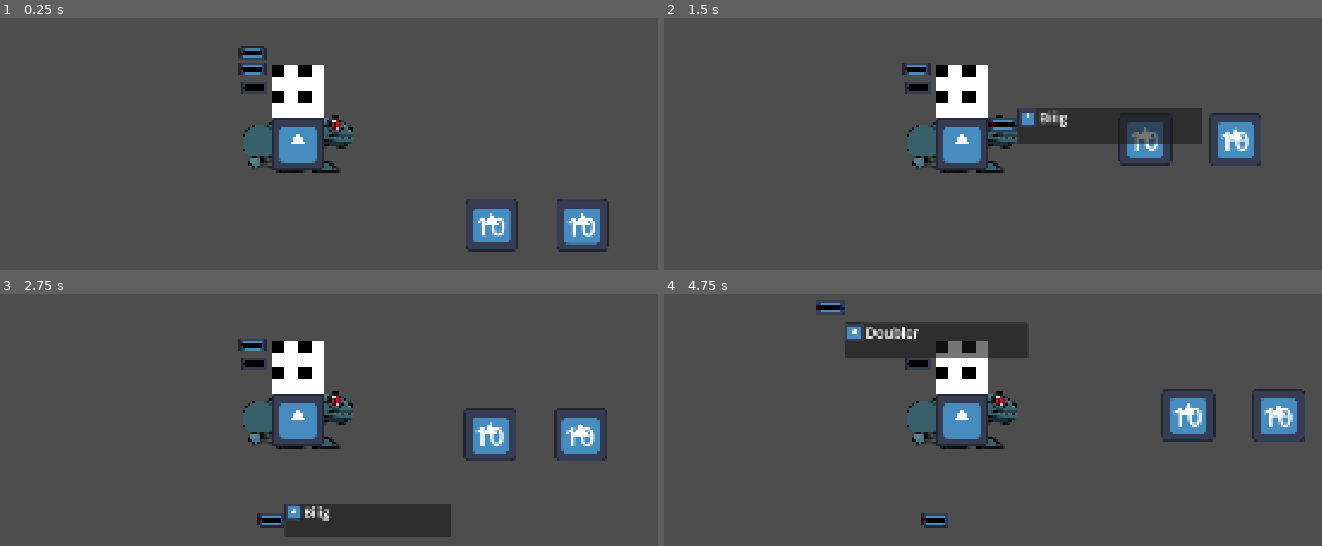
Above: before the commit, frames 1-4 (two rows, left to right).
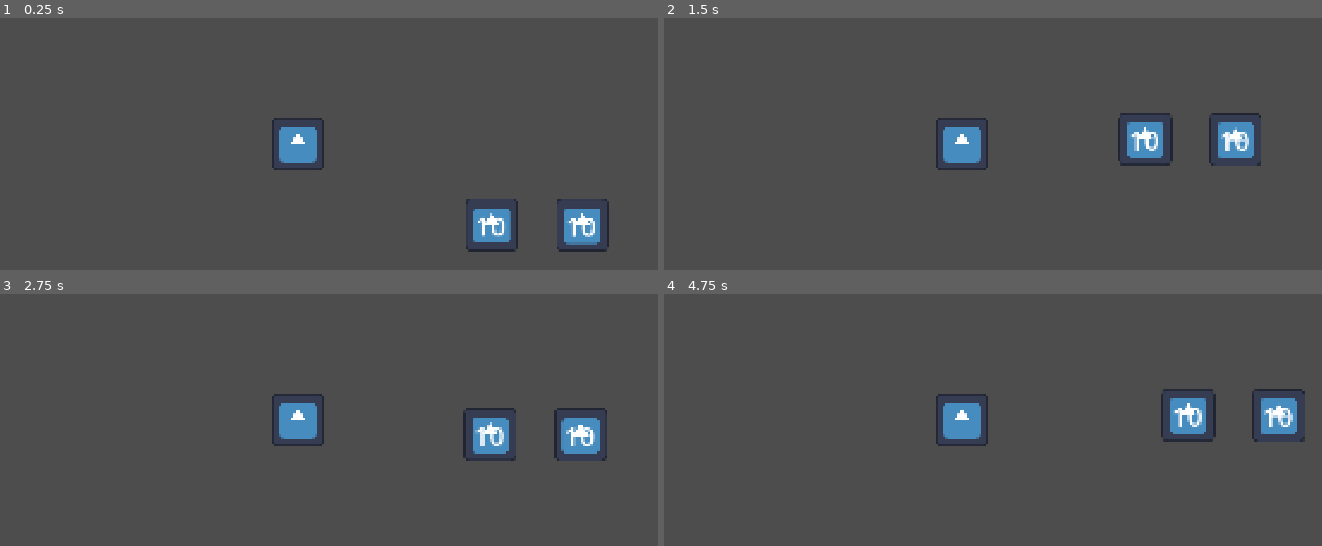
Above: after the commit, the same moments.

Repository: chirp-games/godot-wild-jam-98
Game: Godot game, scene res://game/game.tscn
Two runs of this game, one before a commit and one after it. Both use one fixed random seed, a clock stepped at 60 frames per second and the inputs below. The project has no main scene, so this scene is started directly. The engine's default icon, where the game draws it, is replaced by a stand-in: a white triangle on a blue panel in a dark square.
Inputs (mouse positions are in pixels of both pictures, inside the frame that each line leads up to):
- Up to frame 1 (0.25 s): no input
- Up to frame 2 (1.5 s): drag from (914, 53) to (1039, 45) at 0.52 s; drag from (1032, 70) to (920, 234) at 1.27 s
- Up to frame 3 (2.75 s): move the mouse to (282, 520) at 2.02 s; hold Right mouse button (right_click) from 2.03 s (still down); click (282, 520) at 2.17 s; tap Left (l) at 2.3 s
- Up to frame 4 (4.75 s): release Right mouse button (right_click) at 2.75 s; drag from (914, 344) to (723, 351) at 2.77 s; drag from (670, 372) to (920, 362) at 3.52 s; drag from (946, 359) to (841, 306) at 4.27 s

The runs differ from the first frame. In frame 1, 3.4% of the frame differs, in the area x 36-54%, y 11-62%; in frame 2, 6.8%, in the area x 36-82%, y 17-62%; in frame 3, 6.6%; in frame 4, 6.4%.

Commit message:
now shoot at enemies when they are in range

Diff:
--- a/game/MechBuilder/WireReceptacle.tscn
+++ b/game/MechBuilder/WireReceptacle.tscn
@@ -4,8 +4,8 @@
 [ext_resource type="Script" uid="uid://bhr5aumhw22ki" path="res://game/MechBuilder/wire_receptacle.gd" id="2_alqae"]
 
 [node name="WireReceptacle" type="TextureRect" unique_id=21922453 groups=["wire_receptacle"]]
-offset_right = 8.0
-offset_bottom = 8.0
+offset_right = 16.0
+offset_bottom = 16.0
 pivot_offset_ratio = Vector2(0.5, 0.5)
 texture = ExtResource("1_dubl6")
 expand_mode = 3
--- a/game/MechBuilder/wire.gd
+++ b/game/MechBuilder/wire.gd
@@ -56,6 +56,13 @@
 	var p2 := to_local(get_global_mouse_position())
 	return (p1 - p2).length() < (Vector2.ONE * hover_margin).length()
 
+func get_other_end(side) -> WireReceptacle:
+	if not a or not b:
+		return null
+	if a == side:
+		return b
+	return a
+
 func _input(event: InputEvent) -> void:
 	if event.is_action_pressed("right_click"):
 		if is_deletable():
--- a/game/MechBuilder/wire_receptacle.gd
+++ b/game/MechBuilder/wire_receptacle.gd
@@ -22,6 +22,13 @@
 		return get_parent()
 	return null
 
+func get_wires() -> Array[Wire]:
+	var wires: Array[Wire] = []
+	for wire: Wire in get_tree().get_nodes_in_group("wire"):
+		if wire.a == self or wire.b == self:
+			wires.push_back(wire)
+	return wires
+
 func _ready() -> void:
 	if type == Type.Red:
 		self_modulate = Color(0.945, 0.0, 0.0, 1.0)
--- /dev/null
+++ b/game/frog_connections.gd
@@ -0,0 +1,58 @@
+extends Node2D
+
+var currently_building_wire: Wire
+const wire_scene = preload("res://game/MechBuilder/Wire.tscn")
+
+func find_wire_receptacles():
+	return get_tree().get_nodes_in_group("wire_receptacle")
+
+func find_towers():
+	return get_tree().get_nodes_in_group("tower")
+
+func find_mini_frogs():
+	return get_tree().get_nodes_in_group("mini_frog")
+
+
+func _ready() -> void:
+	for receptacle: WireReceptacle in find_wire_receptacles():
+		receptacle.wire_started.connect(func(): _wire_started(receptacle))
+	for tower: Tower in find_towers():
+		tower.enemy_detected.connect(func(enemy: Enemy): _enemy_detected(tower, enemy))
+	for frog: MiniFrog in find_mini_frogs():
+		frog.create_attack.connect(func(bullet_spawner: BulletSpawner): await _create_attack(frog, bullet_spawner))
+
+func _wire_started(receptacle: WireReceptacle):
+	if currently_building_wire:
+		return
+	var w: Wire = wire_scene.instantiate()
+	%Wires.add_child(w)
+	w.a = receptacle
+	currently_building_wire = w
+
+func try_placing_wire():
+	if not currently_building_wire:
+		return
+	for receptacle: WireReceptacle in find_wire_receptacles():
+		if currently_building_wire.a == receptacle:
+			continue
+		if receptacle.get_global_rect().has_point(get_global_mouse_position()) and receptacle.type != currently_building_wire.a.type:
+			currently_building_wire.b = receptacle
+			currently_building_wire = null
+			return
+	currently_building_wire.queue_free()
+	currently_building_wire = null
+
+func _enemy_detected(tower: Tower, enemy: Enemy):
+	var frogs = tower.get_connected_frogs()
+	for frog: MiniFrog in frogs:
+		frog.try_attack(enemy)
+
+func _create_attack(frog: MiniFrog, bullet_spawner: BulletSpawner):
+	add_child(bullet_spawner)
+	bullet_spawner.global_position = frog.global_position + Vector2(20, -10)
+	await bullet_spawner.fire_bullets()
+
+
+func _input(event: InputEvent) -> void:
+	if event.is_action_released("right_click", true):
+		try_placing_wire()
--- /dev/null
+++ b/game/frog_connections.tscn
@@ -0,0 +1,38 @@
+[gd_scene format=3 uid="uid://bk407q7hh0dhd"]
+
+[ext_resource type="Script" uid="uid://chcx47tvajonj" path="res://game/frog_connections.gd" id="1_8g4b2"]
+[ext_resource type="PackedScene" uid="uid://yttymwbco8y" path="res://game/mini-frog/mini-frog.tscn" id="1_61hrf"]
+[ext_resource type="PackedScene" uid="uid://bnyja1vayqlh3" path="res://game/mini-frog/frog-sensor.tscn" id="2_aec48"]
+[ext_resource type="PackedScene" uid="uid://bcqcmbu10gh4t" path="res://game/player/player.tscn" id="3_tq3h0"]
+[ext_resource type="PackedScene" uid="uid://b22k0k0k652xu" path="res://game/enemy/Enemy.tscn" id="5_p252j"]
+
+[sub_resource type="WorldBoundaryShape2D" id="WorldBoundaryShape2D_6w6ra"]
+
+[node name="FrogConnections" type="Node2D" unique_id=805289186]
+script = ExtResource("1_8g4b2")
+
+[node name="MiniFrog" parent="." unique_id=1328041036 instance=ExtResource("1_61hrf")]
+position = Vector2(105, -149)
+
+[node name="MiniFrog2" parent="." unique_id=501854547 instance=ExtResource("1_61hrf")]
+position = Vector2(81, -47)
+
+[node name="FrogSensor" parent="." unique_id=83631577 groups=["tower"] instance=ExtResource("2_aec48")]
+position = Vector2(-366, 2)
+
+[node name="FrogSensor2" parent="." unique_id=1087751236 groups=["tower"] instance=ExtResource("2_aec48")]
+position = Vector2(433, 1)
+
+[node name="StaticBody2D" type="StaticBody2D" parent="." unique_id=1114635765]
+
+[node name="CollisionShape2D" type="CollisionShape2D" parent="StaticBody2D" unique_id=261182031]
+shape = SubResource("WorldBoundaryShape2D_6w6ra")
+
+[node name="Player" parent="." unique_id=1271694453 groups=["player"] instance=ExtResource("3_tq3h0")]
+position = Vector2(8, -292)
+
+[node name="Wires" type="Node2D" parent="." unique_id=1126853350]
+unique_name_in_owner = true
+
+[node name="Enemy" parent="." unique_id=1736390898 instance=ExtResource("5_p252j")]
+position = Vector2(656, -79)
--- /dev/null
+++ b/game/mini-frog/frog-sensor.tscn
@@ -0,0 +1,38 @@
+[gd_scene format=3 uid="uid://bnyja1vayqlh3"]
+
+[ext_resource type="Texture2D" uid="uid://c8o38o30vq1wj" path="res://icon.svg" id="1_5shue"]
+[ext_resource type="Script" uid="uid://bchxeoerbvkbw" path="res://game/mini-frog/frog_sensor.gd" id="1_jyjdm"]
+[ext_resource type="PackedScene" uid="uid://xcfjxblbj421" path="res://game/MechBuilder/WireReceptacle.tscn" id="2_ebv2v"]
+[ext_resource type="Texture2D" uid="uid://dp6tseykdfxw1" path="res://assets/mech/front_leg_knee.png" id="3_n3eep"]
+
+[sub_resource type="CircleShape2D" id="CircleShape2D_6w6ra"]
+radius = 217.23029
+
+[node name="FrogSensor" type="Node2D" unique_id=83631577]
+script = ExtResource("1_jyjdm")
+
+[node name="Sprite2D" type="Sprite2D" parent="." unique_id=75466677]
+position = Vector2(-1, -50)
+scale = Vector2(0.2265625, 0.7734375)
+texture = ExtResource("1_5shue")
+
+[node name="WireReceptacle" parent="." unique_id=21922453 instance=ExtResource("2_ebv2v")]
+unique_name_in_owner = true
+offset_left = -8.0
+offset_top = -89.0
+offset_right = 8.0
+offset_bottom = -73.0
+type = 1
+
+[node name="Sprite2D2" type="Sprite2D" parent="." unique_id=759024505]
+position = Vector2(-1, -107)
+texture = ExtResource("3_n3eep")
+
+[node name="EnemyDetectionArea" type="Area2D" parent="." unique_id=206502276]
+unique_name_in_owner = true
+
+[node name="CollisionShape2D" type="CollisionShape2D" parent="EnemyDetectionArea" unique_id=1961742047]
+position = Vector2(0, -108)
+shape = SubResource("CircleShape2D_6w6ra")
+
+[connection signal="body_entered" from="EnemyDetectionArea" to="." method="_on_enemy_detection_area_body_entered"]
--- /dev/null
+++ b/game/mini-frog/frog_sensor.gd
@@ -0,0 +1,21 @@
+extends Node2D
+
+class_name Tower
+
+signal enemy_detected(enemy: Enemy)
+
+@onready var enemy_detection_area: Area2D = %EnemyDetectionArea
+@onready var wire_receptacle: WireReceptacle = %WireReceptacle
+
+func _process(_delta: float) -> void:
+	for body in enemy_detection_area.get_overlapping_bodies():
+		if body.is_in_group("enemy"):
+			enemy_detected.emit(body)
+
+func get_connected_frogs() -> Array[MiniFrog]:
+	var frogs: Array[MiniFrog] = []
+	for wire: Wire in wire_receptacle.get_wires():
+		var other_end = wire.get_other_end(wire_receptacle)
+		if other_end:
+			frogs.push_back(other_end.get_parent())
+	return frogs
--- /dev/null
+++ b/game/mini-frog/mini-frog.tscn
@@ -0,0 +1,27 @@
+[gd_scene format=3 uid="uid://yttymwbco8y"]
+
+[ext_resource type="Texture2D" uid="uid://dqd5uy0vkmxhq" path="res://assets/mech/assembly.png" id="1_5215t"]
+[ext_resource type="Script" uid="uid://5jbhnmmn4a6g" path="res://game/mini-frog/mini_frog.gd" id="1_r1jt1"]
+[ext_resource type="PackedScene" uid="uid://xcfjxblbj421" path="res://game/MechBuilder/WireReceptacle.tscn" id="2_s5sjp"]
+
+[sub_resource type="RectangleShape2D" id="RectangleShape2D_s5sjp"]
+size = Vector2(91, 46)
+
+[node name="MiniFrog" type="CharacterBody2D" unique_id=1967870937 groups=["mini_frog"]]
+script = ExtResource("1_r1jt1")
+
+[node name="Sprite2D" type="Sprite2D" parent="." unique_id=916276045]
+position = Vector2(0, 0.9999962)
+scale = Vector2(0.4037037, 0.4037037)
+texture = ExtResource("1_5215t")
+
+[node name="WireReceptacle" parent="." unique_id=21922453 instance=ExtResource("2_s5sjp")]
+unique_name_in_owner = true
+offset_left = -12.0
+offset_top = -17.0
+offset_right = 4.0
+offset_bottom = -1.0
+
+[node name="CollisionShape2D" type="CollisionShape2D" parent="." unique_id=259769772]
+position = Vector2(-2.5, 4)
+shape = SubResource("RectangleShape2D_s5sjp")
--- /dev/null
+++ b/game/mini-frog/mini_frog.gd
@@ -0,0 +1,45 @@
+extends CharacterBody2D
+
+class_name MiniFrog
+
+## This is the mini frog AI
+## It should patrol around the point it is connected to
+
+var direction := 1.
+var just_connected := true
+
+signal create_attack(bullet_spawner: BulletSpawner)
+
+@onready var wire_recpetacle: WireReceptacle = %WireReceptacle
+
+func get_connected_tower():
+	var w := wire_recpetacle.get_wires()
+	if len(w) > 0:
+		var other_end = w[0].get_other_end(wire_recpetacle)
+		if other_end:
+			return other_end.get_parent()
+		return null
+	return null
+
+func _process(delta: float) -> void:
+	var tower = get_connected_tower()
+	if tower and just_connected:
+		global_position = tower.global_position
+		just_connected = false
+	if not tower:
+		just_connected = true
+
+func _physics_process(delta: float) -> void:
+	# Add gravity
+	velocity.y += 9.81
+	# AI
+	if is_on_floor():
+		velocity = Vector2(direction * 200., -200.)
+		direction *= -1
+
+	move_and_slide()
+
+func try_attack(enemy: Enemy):
+	var b = BulletSpawner.new()
+	b.target_enemy = enemy
+	create_attack.emit(b)
--- a/game/player/player.tscn
+++ b/game/player/player.tscn
@@ -1,7 +1,6 @@
 [gd_scene format=3 uid="uid://bcqcmbu10gh4t"]
 
 [ext_resource type="Script" uid="uid://7qbhbxttbpqk" path="res://game/player/player.gd" id="1_2mv0n"]
-[ext_resource type="PackedScene" uid="uid://btiia38vrggsl" path="res://game/MechBuilder/MechBuilder.tscn" id="3_8soms"]
 [ext_resource type="Texture2D" uid="uid://c8o38o30vq1wj" path="res://icon.svg" id="3_a4w0n"]
 
 [sub_resource type="RectangleShape2D" id="RectangleShape2D_g4v7s"]
@@ -18,7 +17,5 @@
 [node name="PlayerCamera" type="Camera2D" parent="." unique_id=1197127132]
 unique_name_in_owner = true
 
-[node name="MechBuilder" parent="." unique_id=1104080060 instance=ExtResource("3_8soms")]
-
 [node name="Sprite2D" type="Sprite2D" parent="." unique_id=1683531338]
 texture = ExtResource("3_a4w0n")
--- a/project.godot
+++ b/project.godot
@@ -53,6 +53,9 @@
 wire=""
 wire_receptacle=""
 enemy=""
+tower=""
+mini_frog=""
+player=""
 
 [gui]
 
Not shown, added: game/frog_connections.gd.uid
Not shown, added: game/mini-frog/frog_sensor.gd.uid
Not shown, added: game/mini-frog/mini_frog.gd.uid
